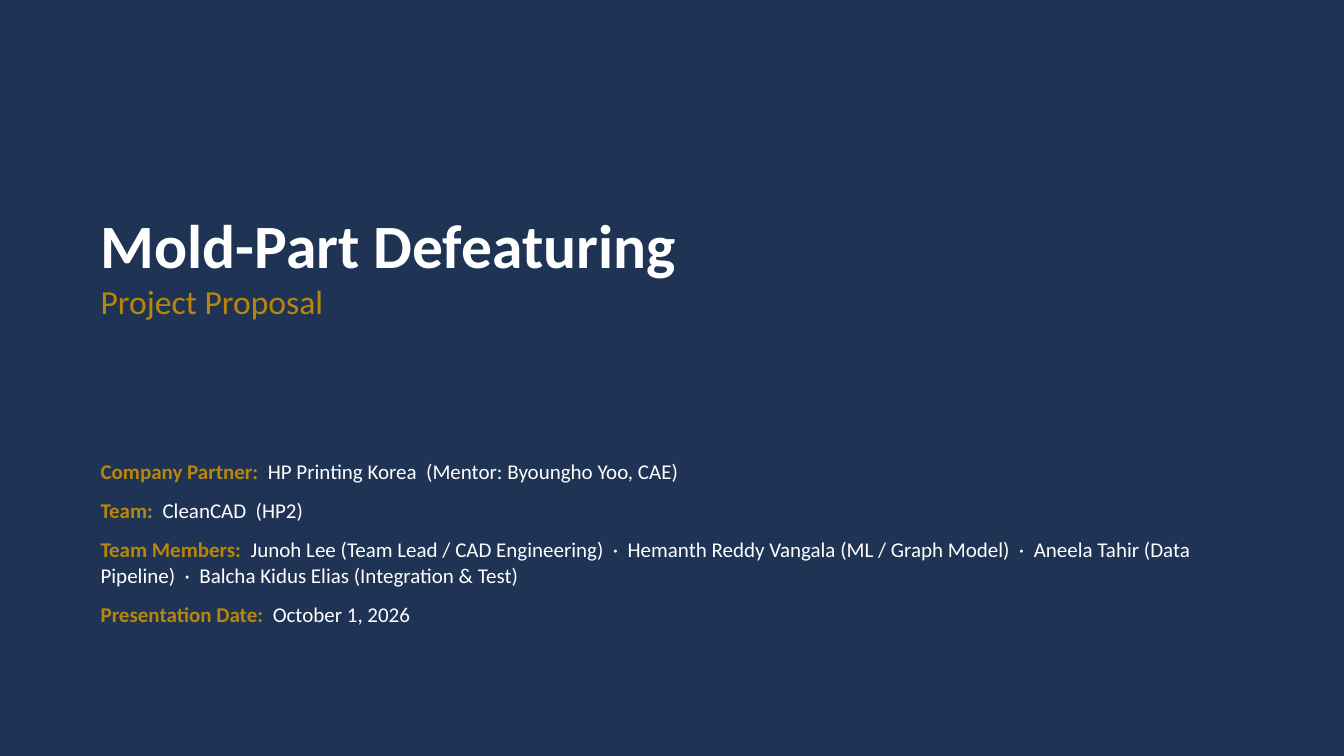
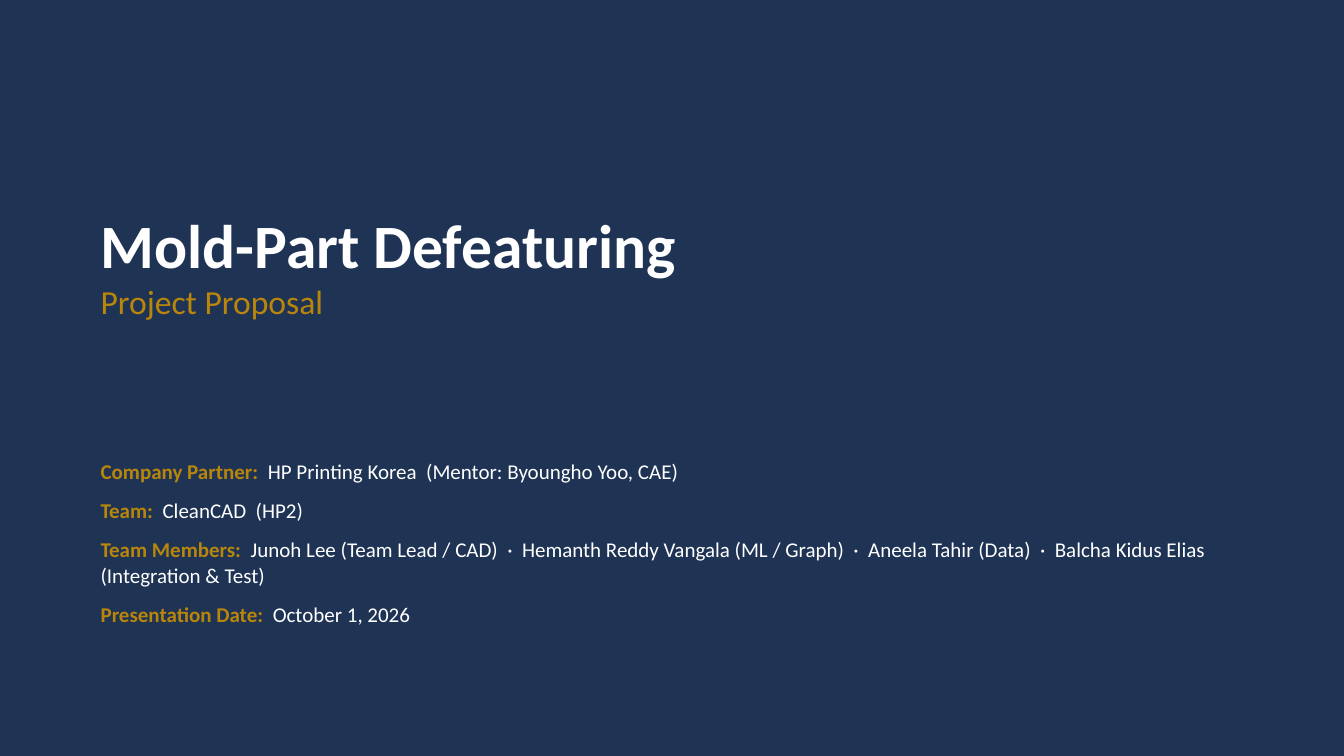
Before and after one commit to Junoh-Lee111/CapstoneProject-HP-Mold-Part-Defeaturing, a slide deck: slide 1 of docs/Project_Proposal.pptx. Drawn at 1344x756 pixels with LibreOffice and Linux fonts; fonts in the diff are those of the drawing. Boxes give left, top, right and bottom in pixels: in the first picture for what was removed or moved away, otherwise in the second. Text is boxed around its words. In the diff, an @@ line names an element or a change of style, - is before the commit and + after.

```diff
--- a/docs/Project_Proposal.pptx
+++ b/docs/Project_Proposal.pptx
@@ text at bbox=[101, 542, 1204, 587]: text changed @@
-Team Members: Junoh Lee (Team Lead / CAD Engineering) · Hemanth Reddy Vangala (ML / Graph Model) · Aneela Tahir (Data Pipeline) · Balcha Kidus Elias (Integration & Test)
+Team Members: Junoh Lee (Team Lead / CAD) · Hemanth Reddy Vangala (ML / Graph) · Aneela Tahir (Data) · Balcha Kidus Elias (Integration & Test)
```
Also in this commit, not shown: 15 other slides changed, 1 slide added, 6 other files.
